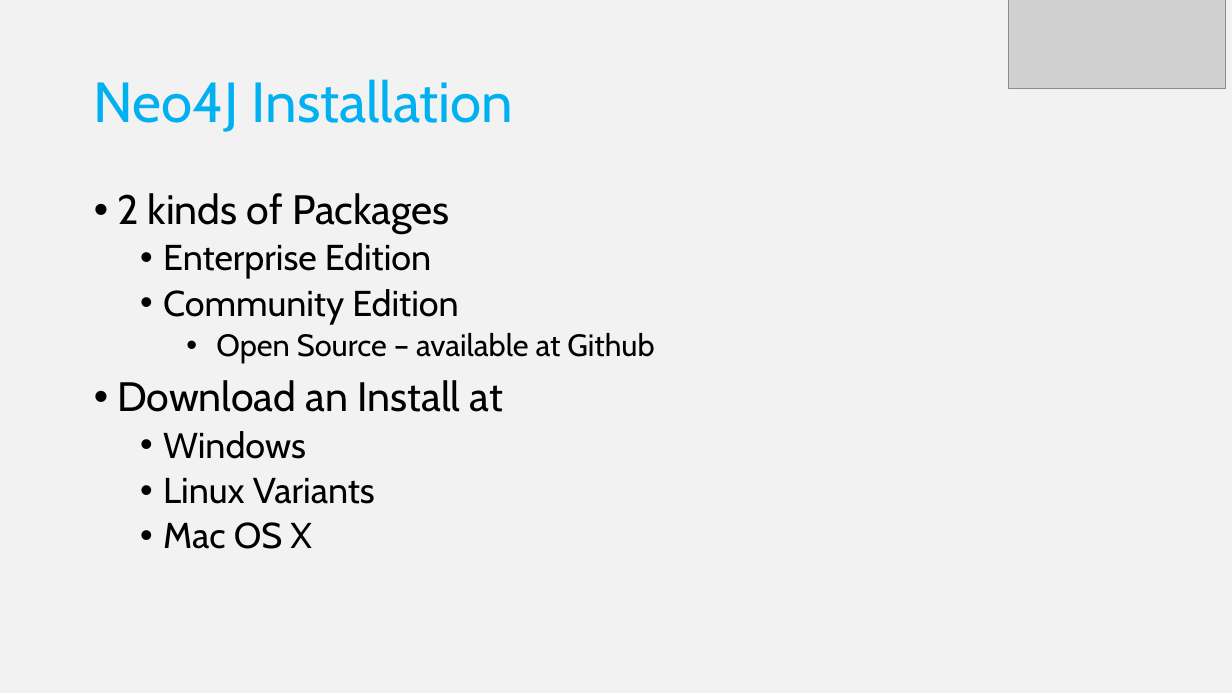
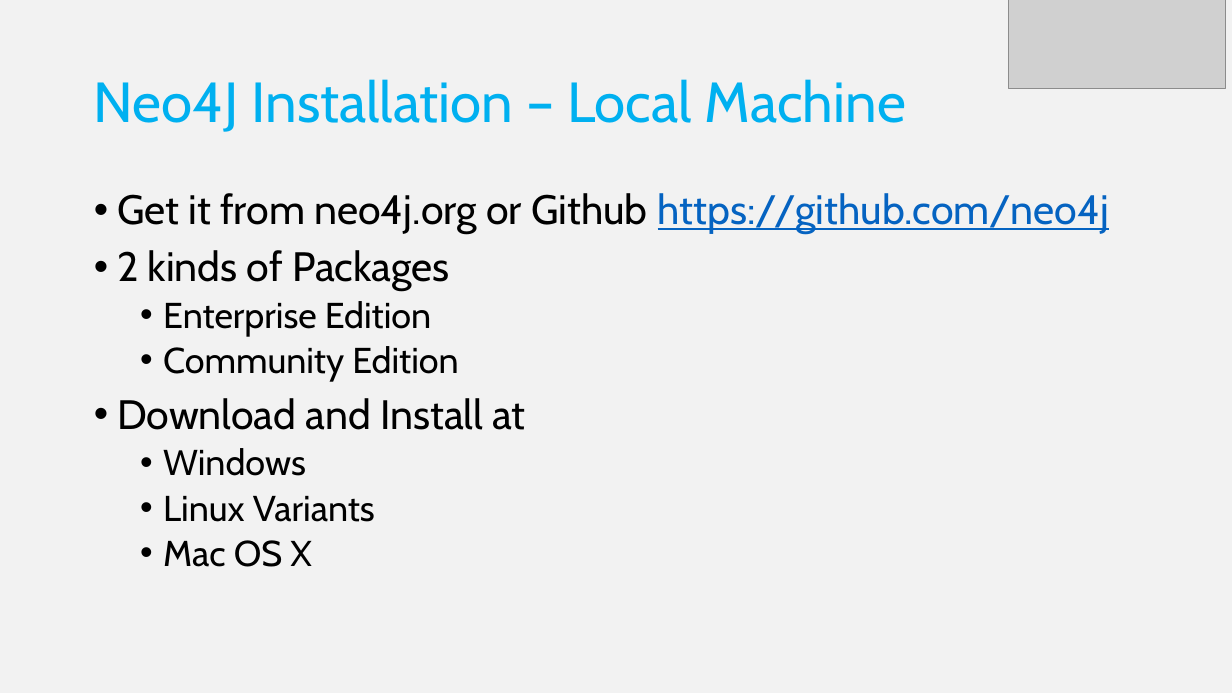
Before and after one commit to FutureUnleashed/OSS, a slide deck: slide 12 of Neo4j/Future Unleashed_Neo4j.pptx. Drawn at 1232x693 pixels with LibreOffice and Linux fonts; fonts in the diff are those of the drawing; grey boxes stand for pictures; background and template pictures are left out. Boxes give left, top, right and bottom in pixels: in the first picture for what was removed or moved away, otherwise in the second. Text is boxed around its words. In the diff, an @@ line names an element or a change of style, - is before the commit and + after.

```diff
--- a/Neo4j/Future Unleashed_Neo4j.pptx
+++ b/Neo4j/Future Unleashed_Neo4j.pptx
@@ title at [94,79,906,132]: text changed @@
-Neo4J Installation
+Neo4J Installation – Local Machine
@@ text at [117,193,1109,234]: paragraph added @@
+• Get it from neo4j.org or Github https://github.com/neo4j
@@ text at [117,398,526,430]: text changed; size 24 to 32 pt @@
-    • Open Source – available at Github
-• Download an Install at
+• Download and Install at
```
Also in this commit, not shown: 5 other slides changed, 3 slides added, 1 other file.
